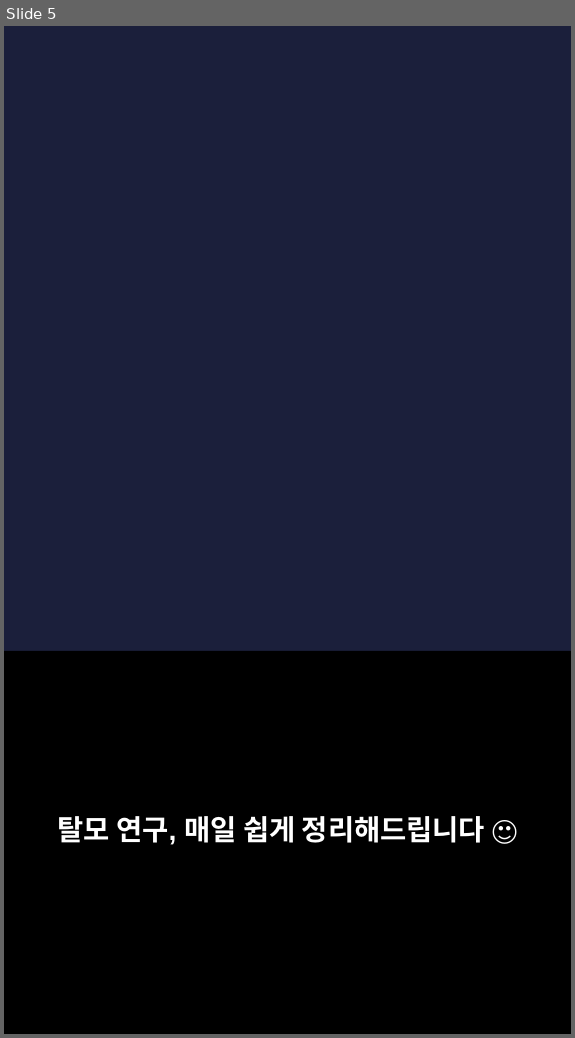
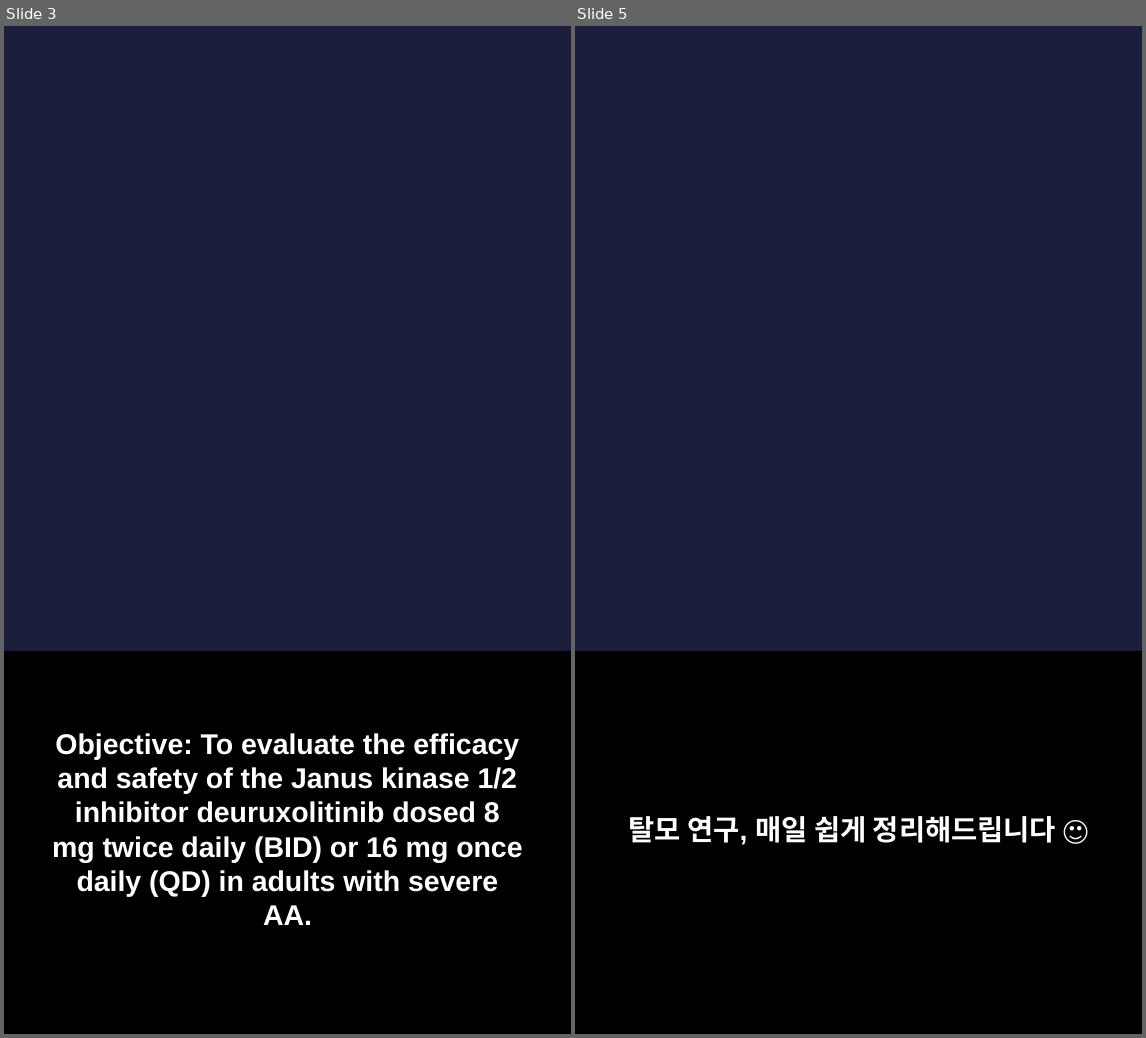
Before and after one commit to hyokang2010-BJ-ANTH/product-builder-test, a slide deck: data/2026-09-13/slides.pptx. Shown side by side, each under a label of ours: slide 5 before the commit, slides 3 and 5 after it; the slides between them are not shown. The pictures are 575x1038 and 1146x1038 pixels, drawn with LibreOffice and Linux fonts; fonts in the diff are those of the drawing; background and template pictures are left out. Boxes give left, top, right and bottom in pixels: in the first picture for what was removed or moved away, otherwise in the second. Text is boxed around its words. In the diff, an @@ line names an element or a change of style, - is before the commit and + after.

```diff
--- a/data/2026-09-13/slides.pptx
+++ b/data/2026-09-13/slides.pptx
@@ slide 3 added at <box>4,26,571,1034</box>, background picture (left out) @@
@@ rectangle added at <box>4,651,571,1033</box>, fill #000000 @@
@@ text added at <box>52,733,522,925</box>, 22 pt, text #FFFFFF, bold @@
+Objective: To evaluate the efficacy and safety of the Janus kinase 1/2 inhibitor deuruxolitinib dosed 8 mg twice daily (BID) or 16 mg once daily (QD) in adults with severe AA.
```
Also in this commit, not shown: 3 slides changed, 1 other slide added, 2 slides removed, 21 other files.
